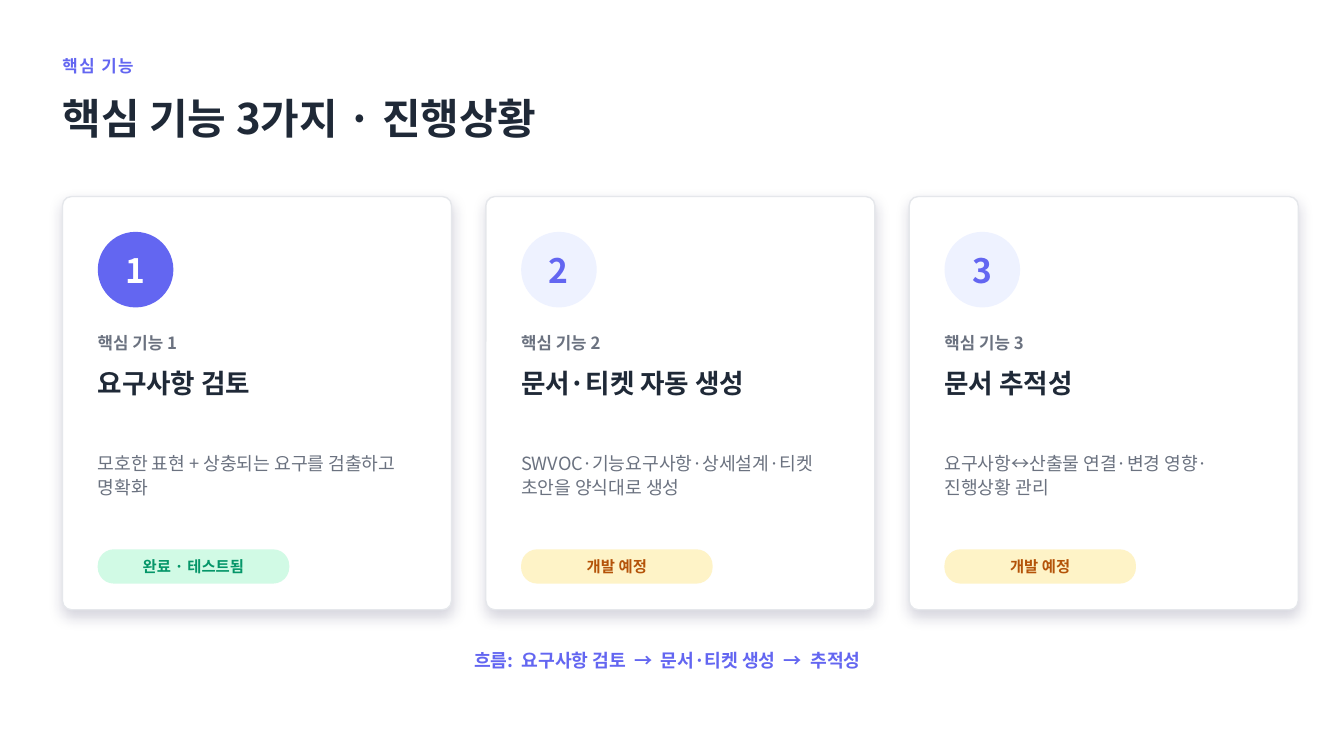
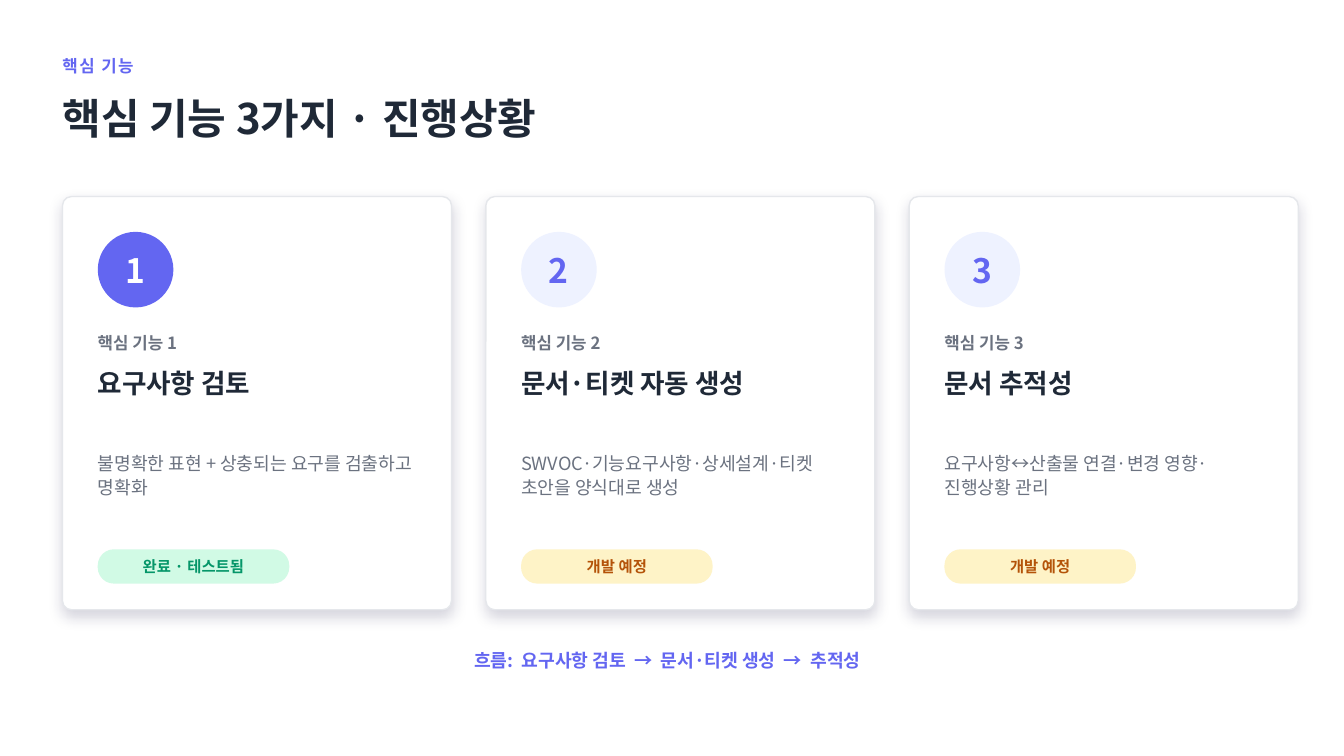
Before and after one commit to jihunhan98/semes-superrookie, a slide deck: slide 3 of docs/진행공유_요구사항자동화.pptx. Drawn at 1344x756 pixels with LibreOffice and Linux fonts; fonts in the diff are those of the drawing. Boxes give left, top, right and bottom in pixels: in the first picture for what was removed or moved away, otherwise in the second. Text is boxed around its words. In the diff, an @@ line names an element or a change of style, - is before the commit and + after.

```diff
--- a/docs/진행공유_요구사항자동화.pptx
+++ b/docs/진행공유_요구사항자동화.pptx
@@ text at (x1=98, y1=455, x2=412, y2=496): text changed @@
-모호한 표현 + 상충되는 요구를 검출하고 명확화
+불명확한 표현 + 상충되는 요구를 검출하고 명확화
```
Also in this commit, not shown: 4 other slides changed, 2 slides added, 3 other files.
